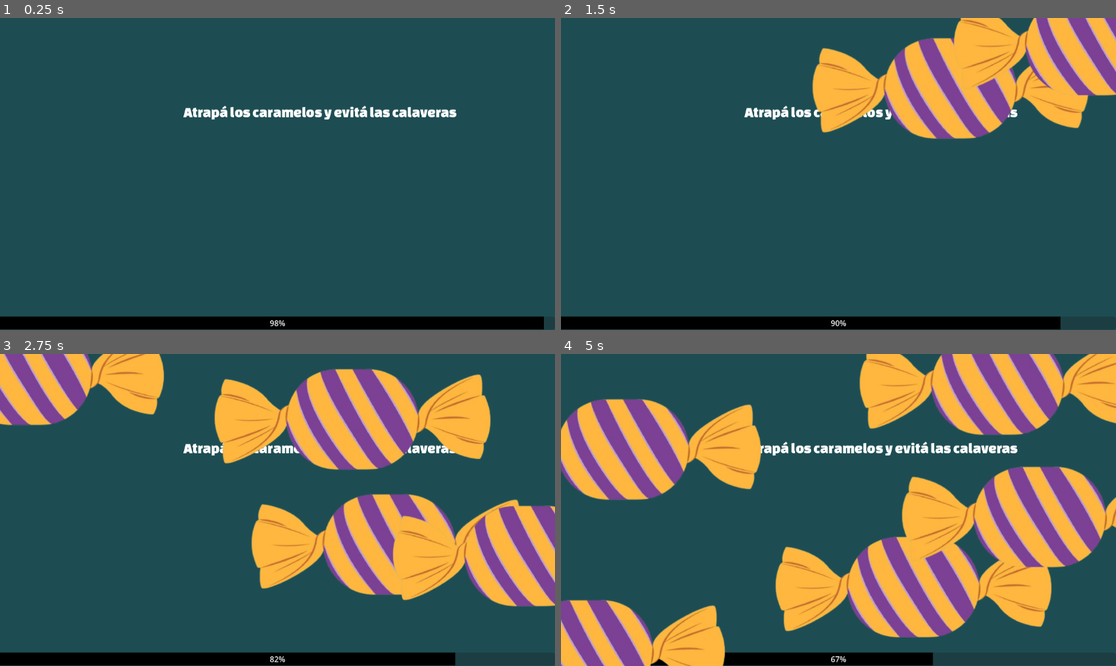
Above: before the commit, frames 1-4 (two rows, left to right).
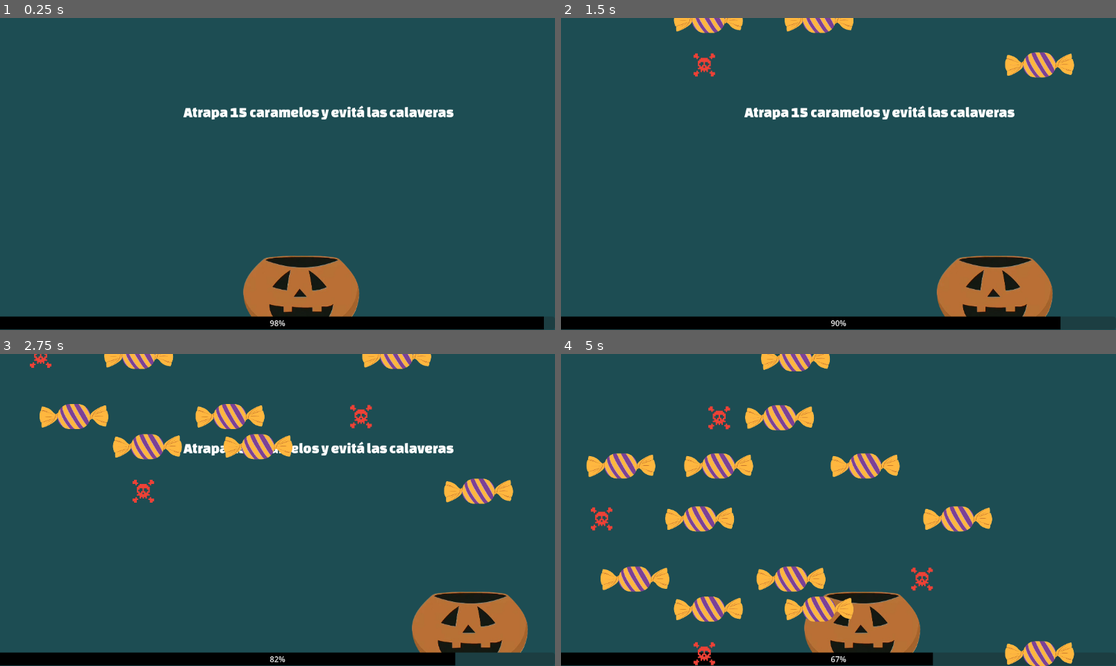
Above: after the commit, the same moments.

Repository: tobiflores/MINIJUEGOS-Feroleto-Flores-Geretto-Legaria
Game: Godot game, scene res://escenas/minijuegos/minijuego_caramelos.tscn
The game is run twice, just before and just after one commit, with the same random seed, the same clock (stepped at 60 frames per second) and the same inputs. This scene is started directly instead of the project's main scene.
Inputs:
- Up to frame 1 (0.25 s): no input
- Up to frame 2 (1.5 s): tap Enter at 0.5 s; hold Right (ui_right) 0.53-1.28 s; hold Left (ui_left) from 1.28 s (still down)
- Up to frame 3 (2.75 s): release Left (ui_left) at 2.03 s; hold Right (ui_right) from 2.03 s (still down)
- Up to frame 4 (5 s): release Right (ui_right) at 3.53 s; hold Left (ui_left) from 3.53 s (still down)

The runs differ from the first frame. In frame 1, 4.6% of the frame differs, in the area x 40-83%, y 28-96%; in frame 2, 20%; in frame 3, 37%; in frame 4, 49%, in the area x 0-100%, y 0-100%.

Commit message:
sigo mejorando funciones del minijuego del caramelo

Diff:
--- a/escenas/general/objeto_cayendo.tscn
+++ b/escenas/general/objeto_cayendo.tscn
@@ -8,6 +8,7 @@
 script = ExtResource("1_8706h")
 
 [node name="Calavera" type="Sprite2D" parent="." unique_id=1745228491]
+scale = Vector2(0.25, 0.25)
 
 [node name="Caramelo" type="CollisionShape2D" parent="." unique_id=1170531771]
 shape = SubResource("CircleShape2D_rwctu")
--- a/escenas/minijuegos/minijuego_caramelos.tscn
+++ b/escenas/minijuegos/minijuego_caramelos.tscn
@@ -5,17 +5,22 @@
 [ext_resource type="PackedScene" uid="uid://blxxxhtt2s2pc" path="res://escenas/general/objeto_cayendo.tscn" id="2_b81d6"]
 [ext_resource type="Script" uid="uid://g778hw525p10" path="res://scripts/caramelos/calabaza.gd" id="2_gdefh"]
 [ext_resource type="Texture2D" uid="uid://t7d8rb3a0q7f" path="res://imagenes/caramelo.png" id="3_7jj34"]
+[ext_resource type="Texture2D" uid="uid://d35nouhskqpnd" path="res://imagenes/redskull.png" id="4_kogvk"]
+[ext_resource type="Texture2D" uid="uid://b6r4vqmve6ql7" path="res://imagenes/calabaza.png" id="6_myawb"]
 
-[sub_resource type="CircleShape2D" id="CircleShape2D_vojrg"]
-radius = 46.615448
+[sub_resource type="RectangleShape2D" id="RectangleShape2D_76wbo"]
+size = Vector2(147, 22)
 
 [sub_resource type="StyleBoxFlat" id="StyleBoxFlat_8iqxp"]
 bg_color = Color(0, 0, 0, 1)
 
 [node name="Minijuego-Caramelos" type="Node2D" unique_id=274900844]
 script = ExtResource("1_8iqxp")
+velocidad_caida_max = 150.0
+caramelos = 7
 escena_objeto_cayendo = ExtResource("2_b81d6")
 textura_caramelo = ExtResource("3_7jj34")
+textura_no_caramelo = ExtResource("4_kogvk")
 
 [node name="ColorRect" type="ColorRect" parent="." unique_id=727470597]
 offset_right = 1153.0
@@ -25,11 +30,14 @@
 [node name="Calabaza" type="Area2D" parent="." unique_id=1192186154]
 script = ExtResource("2_gdefh")
 
+[node name="Sprite2D" type="Sprite2D" parent="Calabaza" unique_id=982733748]
+position = Vector2(577.5, 550.3808)
+scale = Vector2(0.5061476, 0.62438715)
+texture = ExtResource("6_myawb")
+
 [node name="CollisionShape2D" type="CollisionShape2D" parent="Calabaza" unique_id=481566159]
-position = Vector2(579, 546)
-shape = SubResource("CircleShape2D_vojrg")
-
-[node name="Sprite2D" type="Sprite2D" parent="Calabaza" unique_id=982733748]
+position = Vector2(576.5, 506)
+shape = SubResource("RectangleShape2D_76wbo")
 
 [node name="TimerJuego" type="Timer" parent="." unique_id=1276167771]
 
@@ -44,10 +52,10 @@
 theme_override_font_sizes/font_size = 30
 
 [node name="Resultado" type="Label" parent="." unique_id=1605667134]
-offset_left = 393.0
-offset_top = 178.0
-offset_right = 796.0
-offset_bottom = 268.0
+offset_left = 207.0
+offset_top = 186.0
+offset_right = 610.0
+offset_bottom = 276.0
 theme_override_fonts/font = ExtResource("1_vojrg")
 theme_override_font_sizes/font_size = 41
 
--- a/scripts/caramelos/minijuego_caramelos.gd
+++ b/scripts/caramelos/minijuego_caramelos.gd
@@ -10,6 +10,9 @@
 @export var probCaramelo: float = 0.75
 @export var caramelos: int = 8
 @export var tiempoResultado: float = 1.0
+@export var cosasCayendo_min: int = 1
+@export var cosasCayendo_max: int = 3
+@export var distanciaCaramelos: float = 100.0
 
 @export var escena_objeto_cayendo: PackedScene
 @export var textura_caramelo: Texture2D
@@ -20,7 +23,7 @@
 var ancho_pantalla: float = 800.0
 
 func _ready() -> void:
-	$Instruccion.text = "Atrapá los caramelos y evitá las calaveras"
+	$Instruccion.text = "Atrapa 15 caramelos y evitá las calaveras"
 
 	$TimerJuego.wait_time = tiempoLimite
 	$TimerJuego.one_shot = true
@@ -30,6 +33,8 @@
 	ancho_pantalla = get_viewport_rect().size.x
 
 	_programar_proxima_aparicion()
+	await get_tree().create_timer(3.0).timeout
+	$Instruccion.text = ""
 
 func _process(_delta: float) -> void:
 	if $TimerJuego.time_left > 0:
@@ -45,20 +50,56 @@
 		$TimerCaramelos.timeout.connect(_generar_objeto)
 	$TimerCaramelos.start()
 
+var contador_generaciones: int = 0
+
 func _generar_objeto() -> void:
+	contador_generaciones += 1
+	print("generacion numero: ", contador_generaciones, " - tiempo: ", Time.get_ticks_msec())
+
 	if perdio:
 		return
 
-	var objeto: Area2D = escena_objeto_cayendo.instantiate()
-	objeto.position = Vector2(randf_range(50.0, ancho_pantalla - 50.0), -50.0)
-	objeto.velocidad_caida = randf_range(velocidad_caida_min, velocidad_caida_max)
+	if escena_objeto_cayendo == null:
+		print("error")
+		return
 
-	var esCaramelo: bool = randf() < probCaramelo
-	objeto.esCaramelo = esCaramelo
-	objeto.get_node("Calavera").texture = textura_caramelo if esCaramelo else textura_no_caramelo
+	var cantidad: int = randi_range(cosasCayendo_min, cosasCayendo_max)
+	var posiciones_usadas: Array[float] = []
 
-	add_child(objeto)
+	for i in cantidad:
+		var pos_x: float = _generar_posicion_x_valida(posiciones_usadas)
+		posiciones_usadas.append(pos_x)
+
+		var objeto: Area2D = escena_objeto_cayendo.instantiate()
+		objeto.position = Vector2(pos_x, -50.0)
+		objeto.velocidad_caida = randf_range(velocidad_caida_min, velocidad_caida_max)
+
+		var esCaramelo: bool = randf() < probCaramelo
+		objeto.esCaramelo = esCaramelo
+		objeto.get_node("Calavera").texture = textura_caramelo if esCaramelo else textura_no_caramelo
+
+		add_child(objeto)
+
 	_programar_proxima_aparicion()
+
+func _generar_posicion_x_valida(posiciones_usadas: Array[float]) -> float:
+	var intentos: int = 0
+	var pos_x: float = randf_range(50.0, ancho_pantalla - 50.0)
+
+	while intentos < 20:
+		var hay_conflicto: bool = false
+		for otra_pos in posiciones_usadas:
+			if abs(pos_x - otra_pos) < distanciaCaramelos:
+				hay_conflicto = true
+				break
+
+		if not hay_conflicto:
+			return pos_x
+
+		pos_x = randf_range(50.0, ancho_pantalla - 50.0)
+		intentos += 1
+
+	return pos_x
 
 func _on_calabaza_atrapo_objeto(objeto: Node2D) -> void:
 	if perdio:
@@ -101,3 +142,7 @@
 func terminar(resultado: float) -> void:
 	termino.emit(resultado)
 	queue_free()
+
+
+func _on_timer_caramelos_timeout() -> void:
+	pass # Replace with function body.
--- a/scripts/caramelos/objeto_cayendo.gd
+++ b/scripts/caramelos/objeto_cayendo.gd
@@ -7,4 +7,5 @@
 	position.y += velocidad_caida * delta
 
 	if position.y > get_viewport_rect().size.y + 50:
+		print("destruyendo objeto en y: ", position.y)
 		queue_free()
Binary file added: imagenes/calabaza.png
Not shown, added: imagenes/calabaza.png.import
Binary file added: imagenes/redskull.png
Not shown, added: imagenes/redskull.png.import
